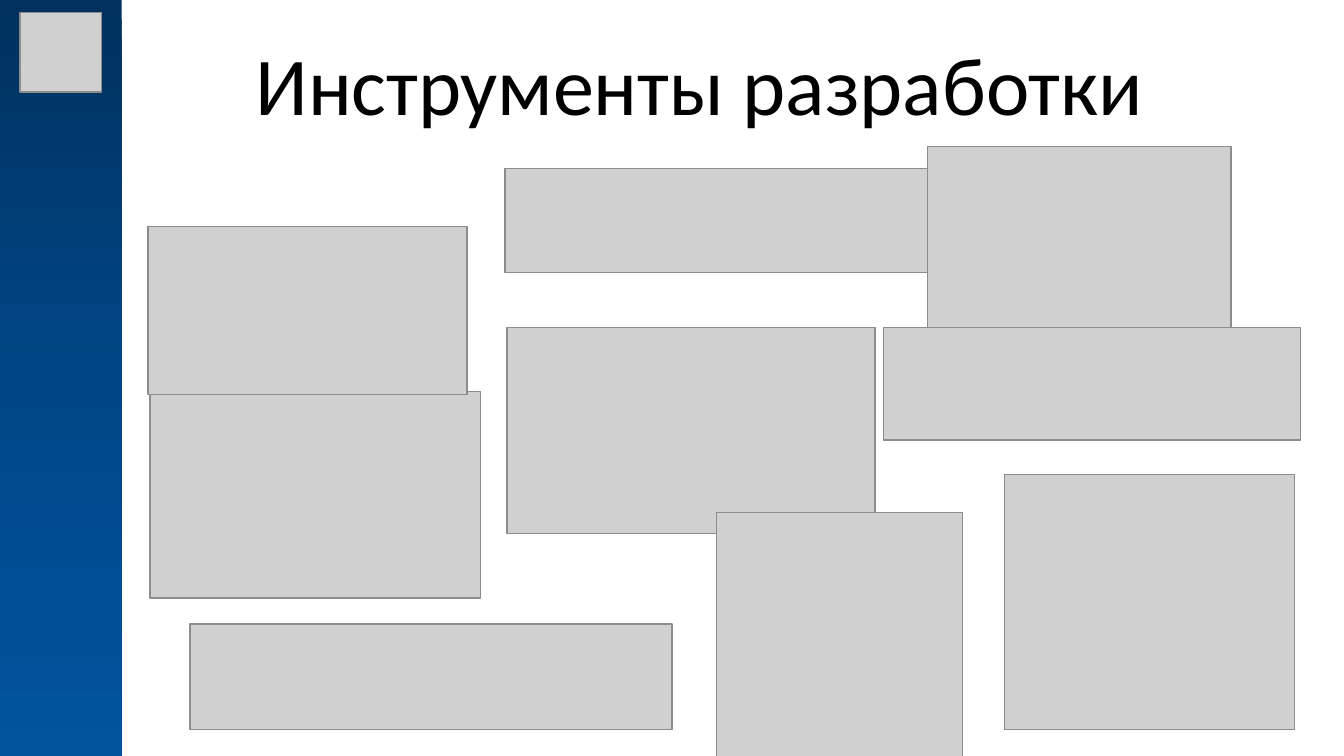
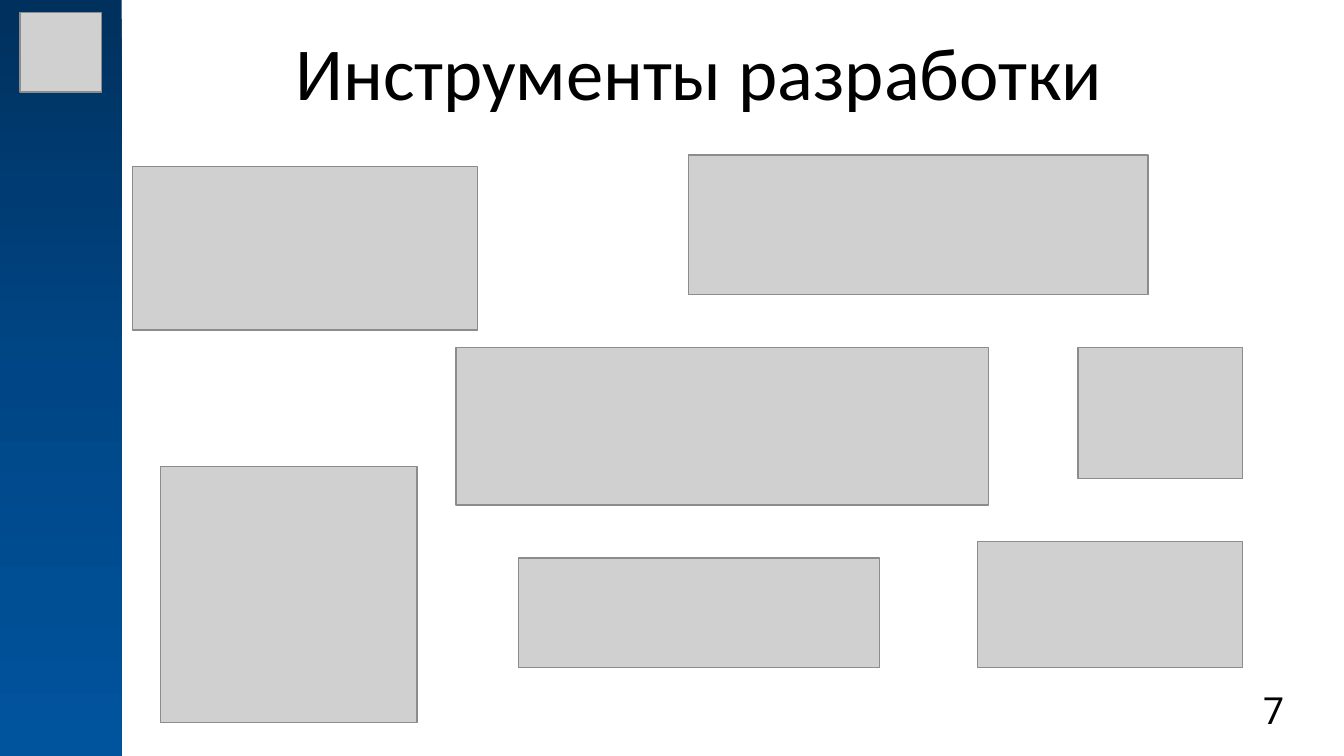
Before and after one commit to MrR3353/diplom, a slide deck: slide 7 of docs/Презентация в стиле КФУ.pptx (slide 9 before the commit). Drawn at 1344x756 pixels with LibreOffice and Linux fonts; fonts in the diff are those of the drawing; grey boxes stand for pictures. Boxes give left, top, right and bottom in pixels: in the first picture for what was removed or moved away, otherwise in the second. Text is boxed around its words. In the diff, an @@ line names an element or a change of style, - is before the commit and + after.

```diff
--- a/docs/Презентация в стиле КФУ.pptx
+++ b/docs/Презентация в стиле КФУ.pptx
@@ title "Инструменты разработки": place and size @@
-title "Инструменты разработки" at (255,59,1143,129)
+title "Инструменты разработки" at (296,49,1102,112)
@@ title "Инструменты разработки" at (296,49,1102,112): size 44 to 40 pt @@
@@ picture removed at (927,146,1231,349) @@
@@ picture added at (132,167,477,331) @@
@@ picture removed at (505,169,927,273) @@
@@ picture added at (688,155,1148,294) @@
@@ picture removed at (148,227,466,395) @@
@@ picture removed at (883,328,1300,441) @@
@@ picture: place and size @@
-picture at (507,328,875,534)
+picture at (456,347,988,504)
@@ picture added at (1078,348,1242,478) @@
@@ picture removed at (151,391,481,598) @@
@@ picture: place and size @@
-picture at (716,512,962,756)
+picture at (161,466,418,723)
@@ picture removed at (1004,474,1294,730) @@
@@ picture added at (519,558,880,668) @@
@@ picture added at (977,542,1242,668) @@
@@ picture removed at (190,624,672,728) @@
@@ page number added at (1263,697,1284,724), 20 pt, text #000000 @@
+7
```
Also in this commit, not shown: 2 other slides changed, 10 slides added, 5 slides removed, 1 other file.
